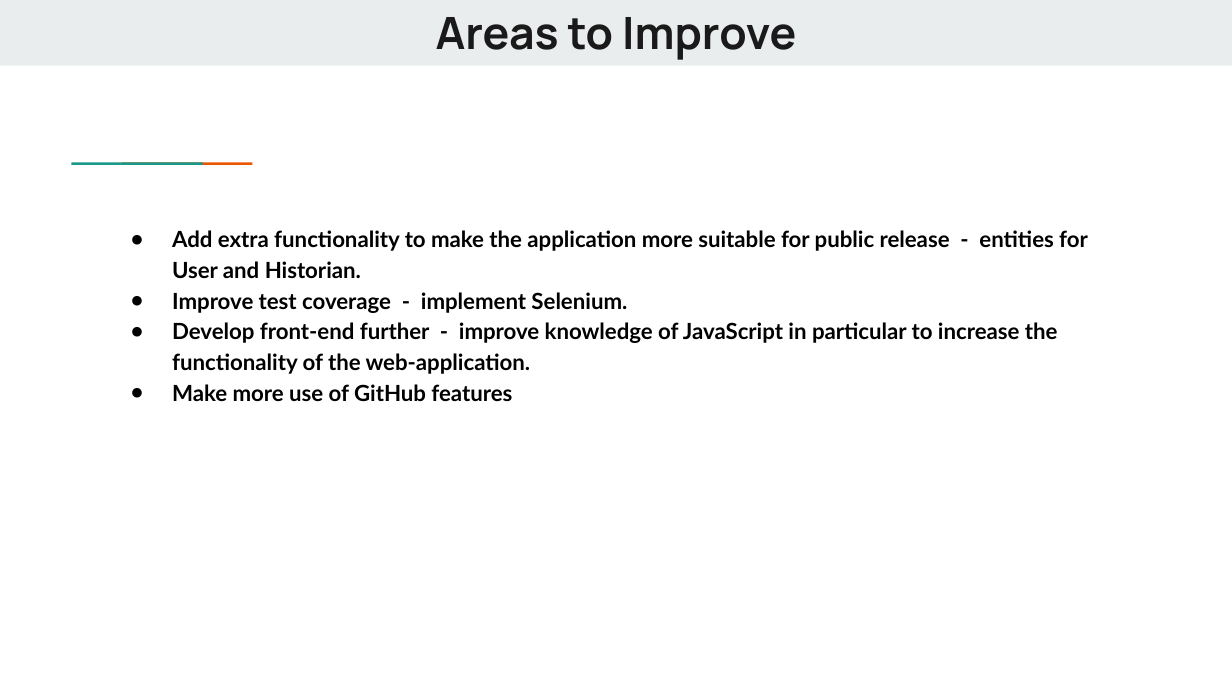
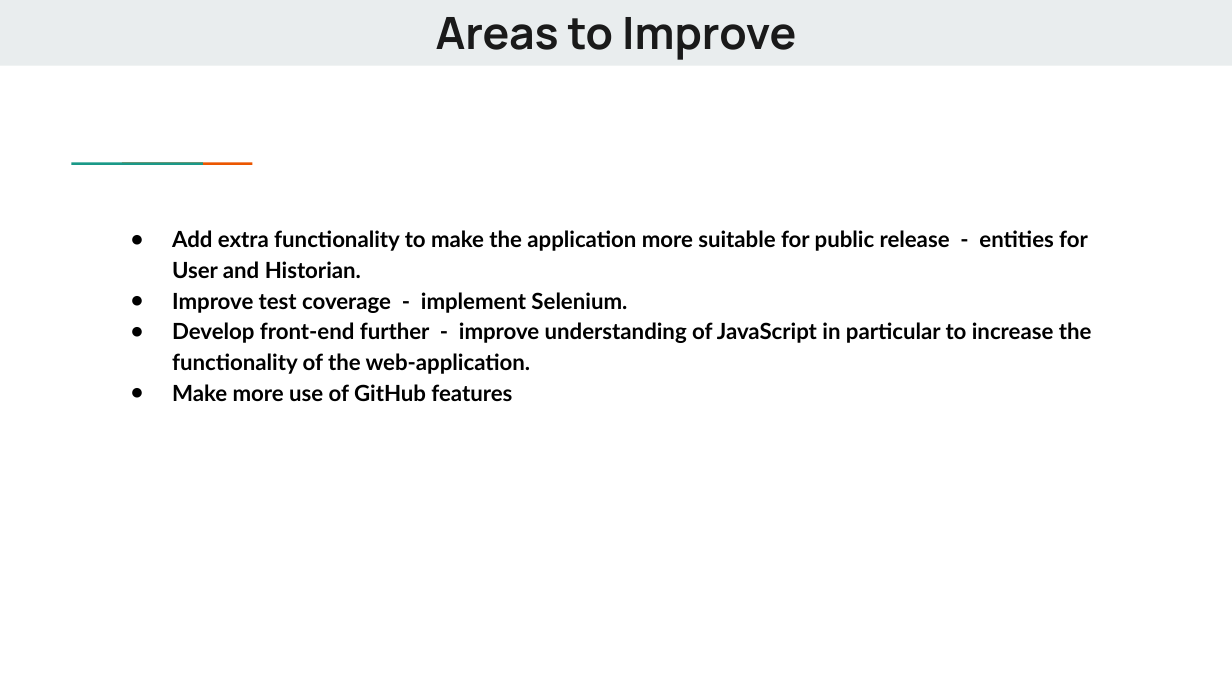
Before and after one commit to sosbourneQA/RomanEmperorsProject, a slide deck: slide 18 of project documentation/RomanEmperors Practical Project.pptx (slide 13 before the commit). Drawn at 1232x693 pixels with LibreOffice and Linux fonts; fonts in the diff are those of the drawing. Boxes give left, top, right and bottom in pixels: in the first picture for what was removed or moved away, otherwise in the second. Text is boxed around its words. In the diff, an @@ line names an element or a change of style, - is before the commit and + after.

Commit message:
updated powerpoint

```diff
--- a/project documentation/RomanEmperors Practical Project.pptx
+++ b/project documentation/RomanEmperors Practical Project.pptx
@@ text at box(172, 322, 1092, 374): text changed @@
-● Develop front-end further - improve knowledge of JavaScript in particular to increase the functionality of the web-application.
+● Develop front-end further - improve understanding of JavaScript in particular to increase the functionality of the web-application.
```
Also in this commit, not shown: 3 other slides changed, 8 slides added, 3 slides removed, 1 other file.
